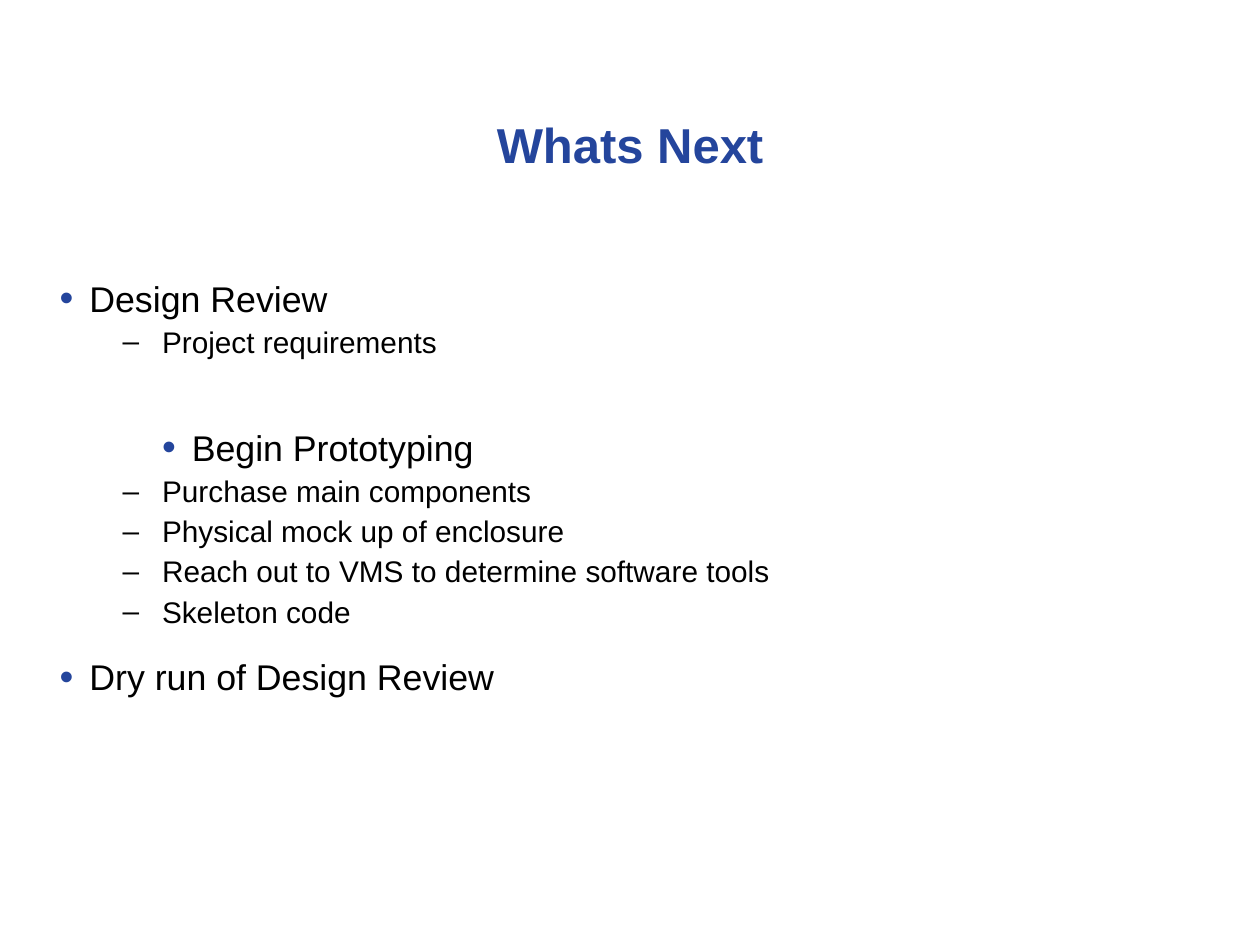
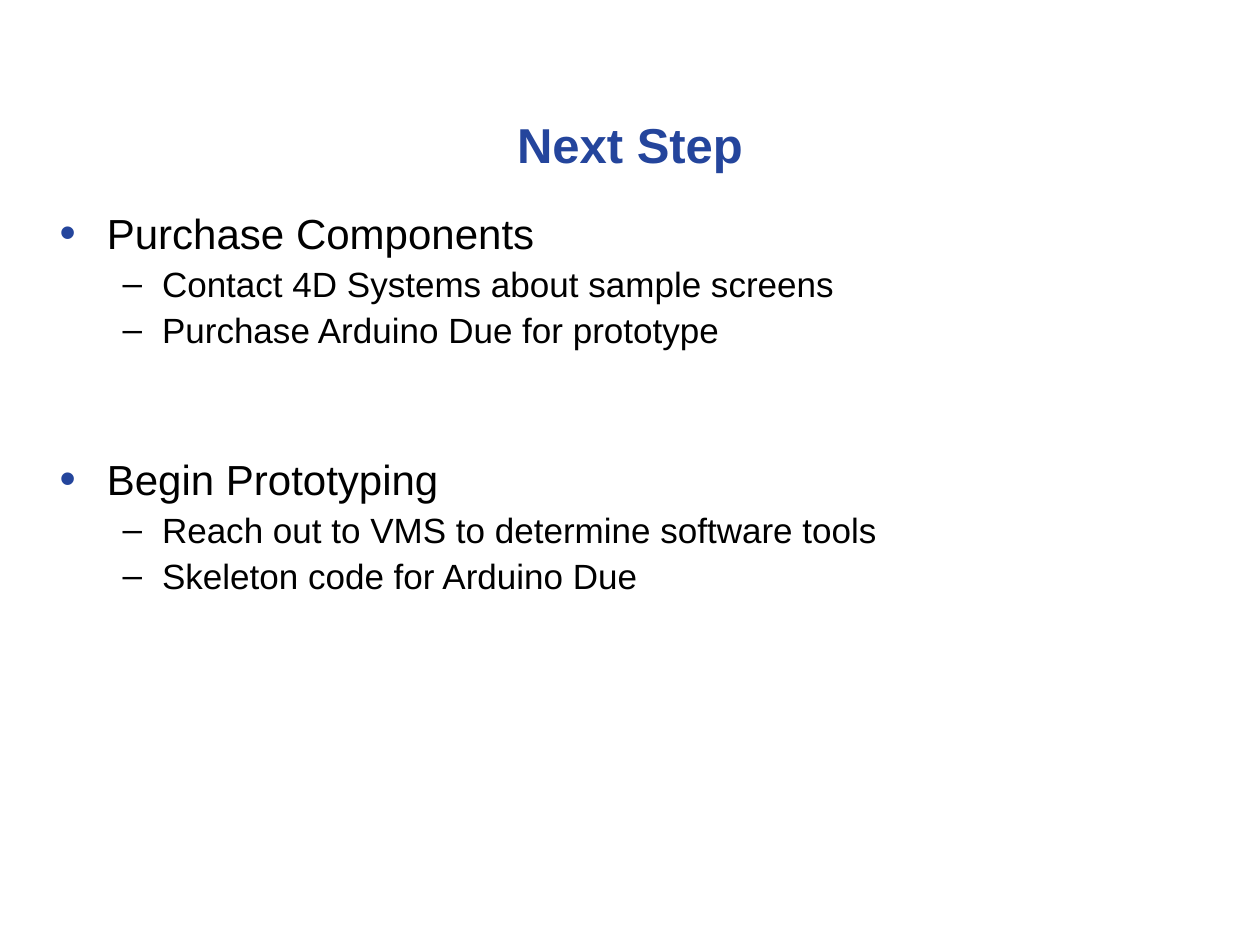
Before and after one commit to noahterickson/DigitalDash, a slide deck: slide 8 of Meetings/capstone_meeting_1-28-15.ppt (slide 11 before the commit). Drawn at 1260x945 pixels with LibreOffice and Linux fonts; fonts in the diff are those of the drawing; background and template pictures are left out. Boxes give left, top, right and bottom in pixels: in the first picture for what was removed or moved away, otherwise in the second. Text is boxed around its words. In the diff, an @@ line names an element or a change of style, - is before the commit and + after.

Commit message:
Meeting 3 & Project Proposal

```diff
--- a/Meetings/capstone_meeting_1-28-15.ppt
+++ b/Meetings/capstone_meeting_1-28-15.ppt
@@ title at <box>517,128,743,173</box>: text changed @@
-Whats Next
+Next Step
@@ text at <box>107,218,834,350</box>: text changed; size 17 to 20 pt @@
-• Design Review
-  – Project requirements
+• Purchase Components
+  – Contact 4D Systems about sample screens
+  – Purchase Arduino Due for prototype
@@ text at <box>107,464,876,544</box>: size 20.4 to 24 pt in "Begin Prototyping"; size 17 to 20 pt in "Reach out to VMS to determine software ..."; indent changed @@
@@ text at <box>162,480,564,548</box>: paragraphs removed @@
-  – Purchase main components
-  – Physical mock up of enclosure
@@ text at <box>162,563,637,590</box>: text changed; size 20.4 to 20 pt @@
-  – Skeleton code
-• Dry run of Design Review
+  – Skeleton code for Arduino Due
```
Also in this commit, not shown: 1 other slide changed, 5 slides added, 8 slides removed, 4 other files.
